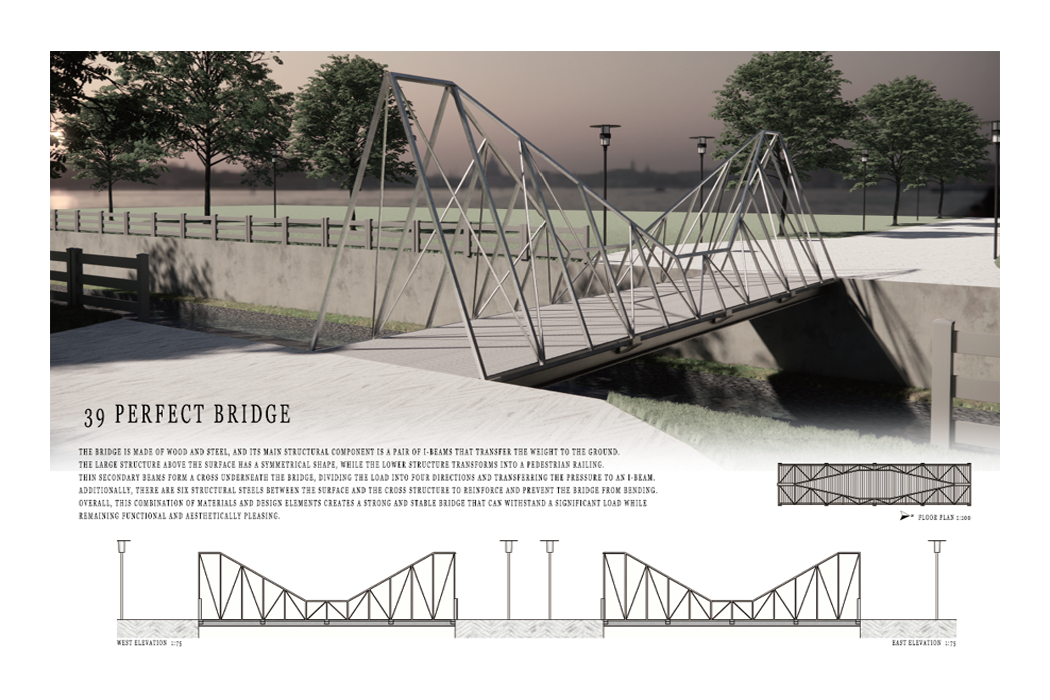
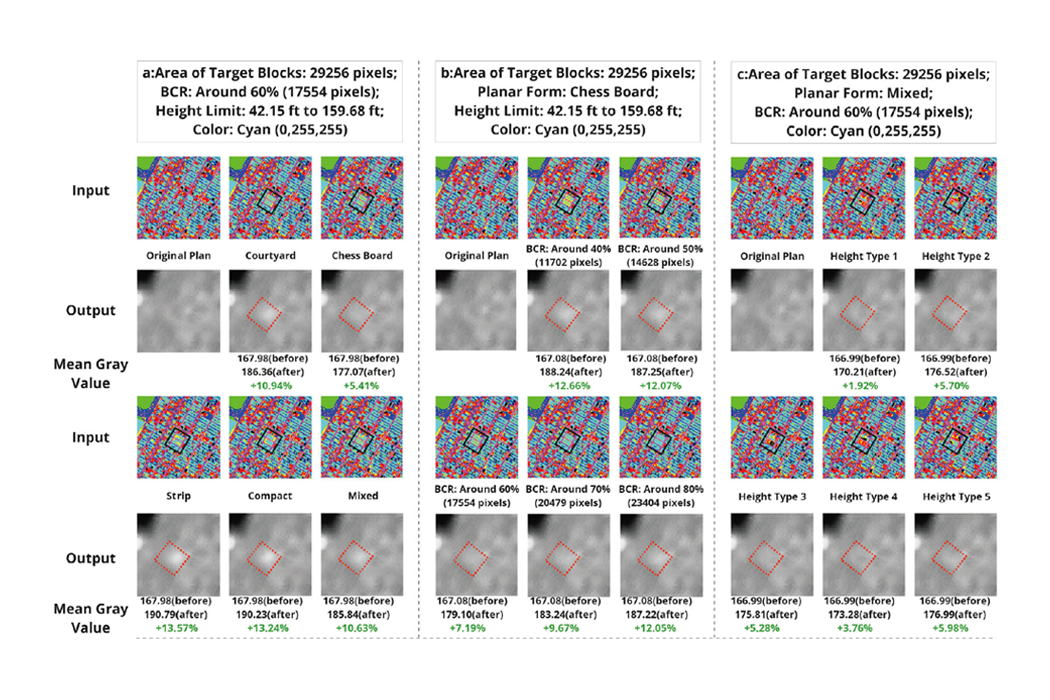
Layers edited between the first and the second w=1050, h=700 image:
painted on "图层 1" over 50, 51, 1000, 647
